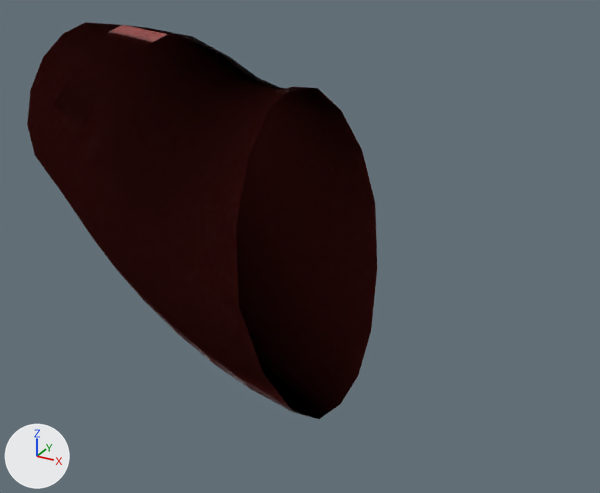
The FBX model maya/Stomach5.fbx: old version first, new version second.
Before and after are seen from a camera (50 mm lens) standing at (0.0512, -0.1582, -0.0077) and looking at (-0.0198, -0.0292, -0.0722). The axes (+X, +Y, +Z) are drawn at lower left. The lights are the same throughout. Where no turn or scale is listed for an object, it has been applied to the vertices. Vertices at the same position are counted once.
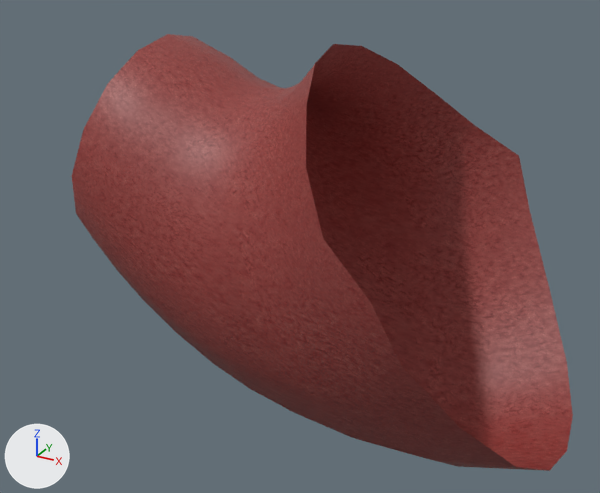
Where the newer file only moved an object's origin or applied its transform, the numbers keep the older frame.

Location of each change, (x1, y1, x2, y2) in pixels of the pictures (600 x 493 px):
'polySurface1977', reshaped (43% wider, 10% taller)
    before: (27, 22, 377, 419)
    after: (72, 34, 573, 471)
part 1 of me_mesh, added (brown)
    after: (236, 44, 573, 471)
part 2 of me_mesh, deleted (black)
    before: (27, 22, 188, 213)
part 3 of me_mesh, surface changed (black to brown)
    both: (72, 34, 377, 412)

Edits to the bpy script that builds the scene:
```text
Change me_mesh:
    used by ob_polysurface1977; location = (-0.0419, -0.0282, -0.0698)
    remove me_mesh.from_pydata(...)  # 144 vertices, 128 faces; spans x -0.0311..0.0311, y -0.0276..0.0276, z -0.0363..0.0363
    add me_mesh.from_pydata(...)  # 164 vertices, 146 faces; spans x -0.0184..0.0762, y -0.0373..0.0373, z -0.0378..0.0365
    me_mesh part 1
    52 vertices are added at x 0.022..0.0762, y -0.0373..0.0373, z -0.0378..0.0365
    50 new faces join them
    me_mesh part 2
    32 vertices are removed from x -0.0311..-0.0184, y -0.0205..0.0205, z -0.0035..0.0363
    32 faces are deleted
    me_mesh part 3: 96 kept faces spanning x -0.0184..0.0311, y -0.0276..0.0276, z -0.0363..0.0354 get new texture (UV) coordinates
```
